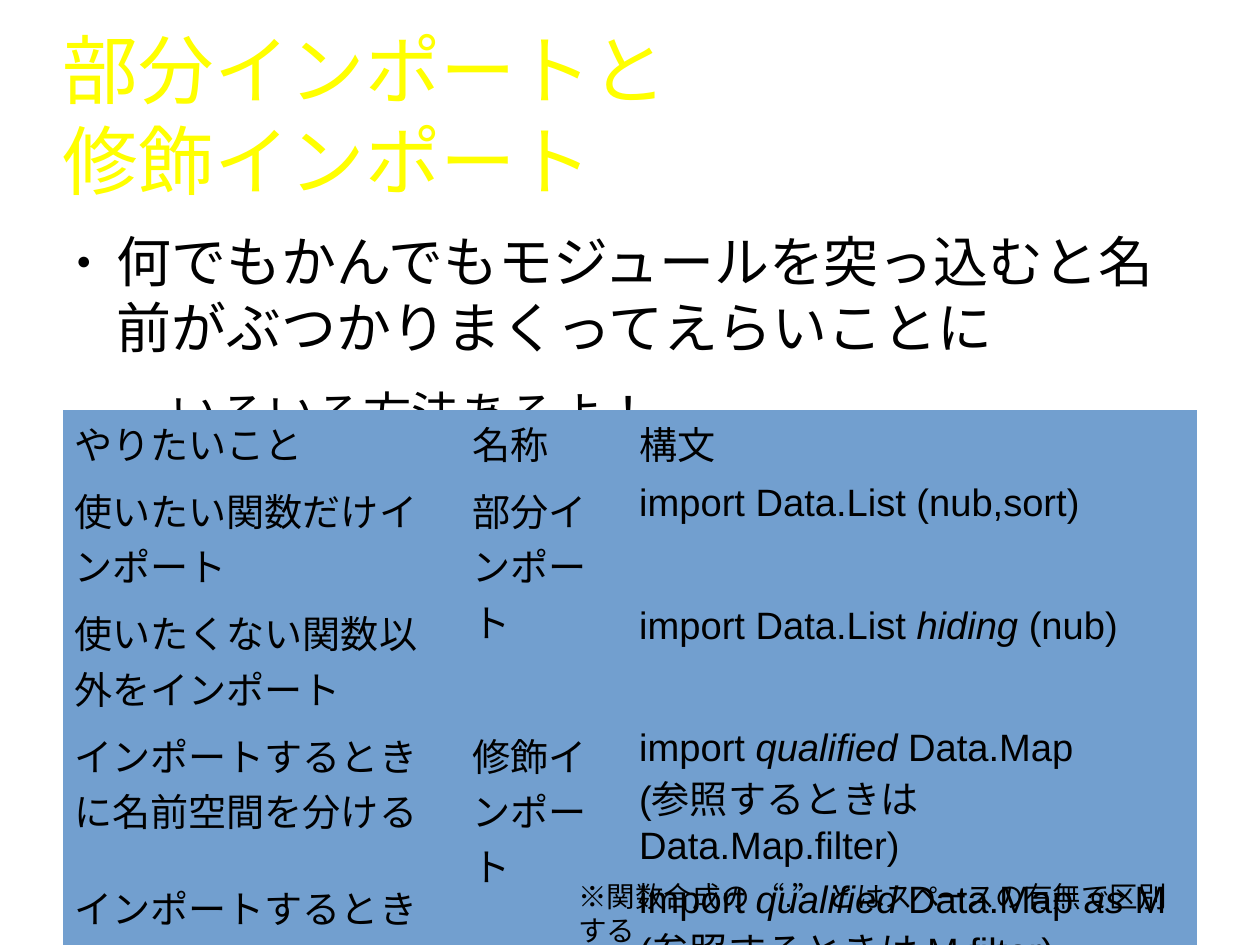
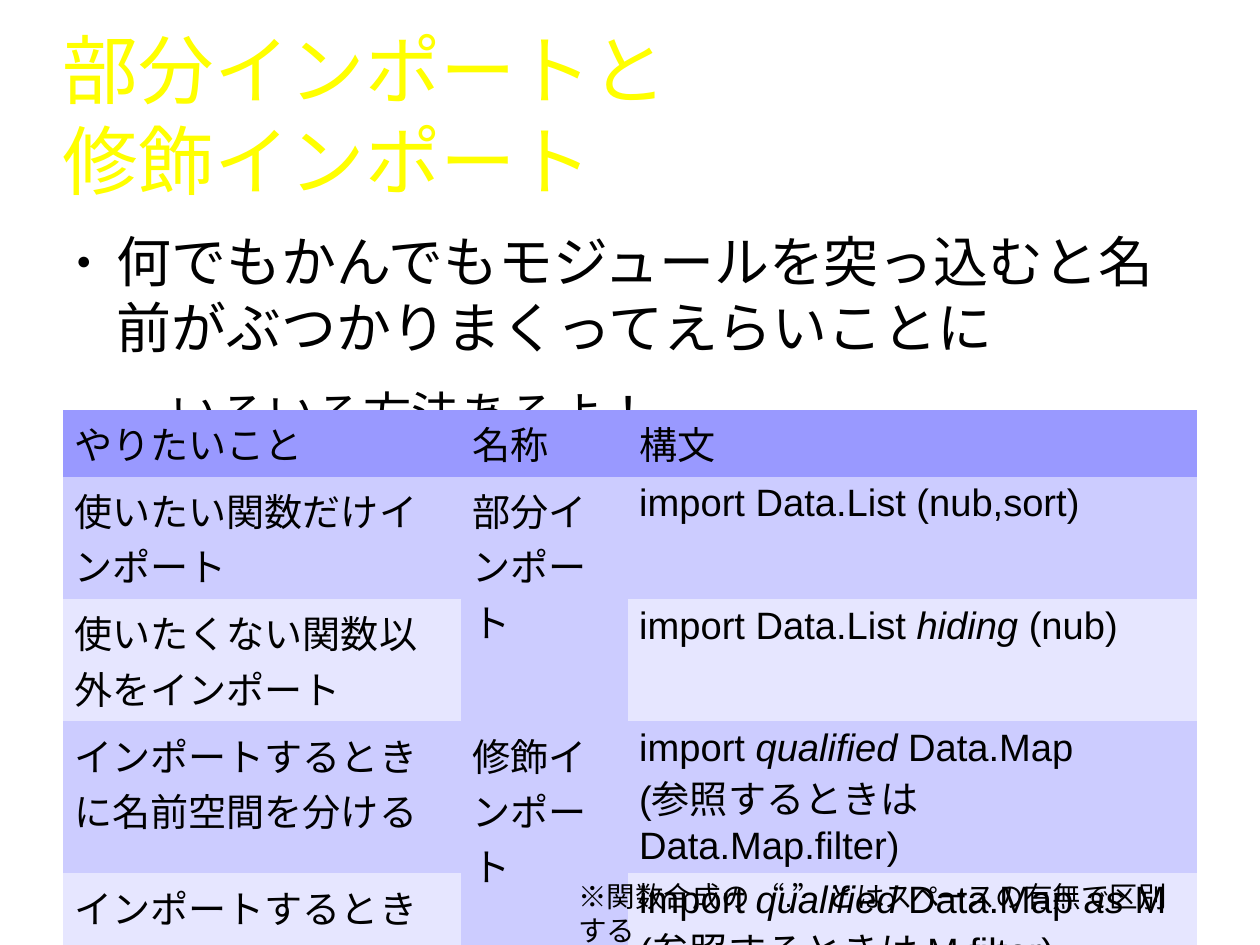
Before and after one commit to naruoga/LYaHfGGreadingMIS, a slide deck: slide 40 of 201312-2/LYaHfGG4.odp. Drawn at 1260x945 pixels with LibreOffice and Linux fonts; fonts in the diff are those of the drawing; background and template pictures are left out. Boxes give left, top, right and bottom in pixels: in the first picture for what was removed or moved away, otherwise in the second. Text is boxed around its words. In the diff, an @@ line names an element or a change of style, - is before the commit and + after.

```diff
--- a/201312-2/LYaHfGG4.odp
+++ b/201312-2/LYaHfGG4.odp
@@ table at box(63, 409, 1197, 929) @@
@@ fill #729FCF to #9999FF in row 1 @@
@@ fill #729FCF to #CCCCFF in 6 cells @@
@@ fill #729FCF to #E6E6FF in 4 cells @@
```
Also in this commit, not shown: 5 other slides changed.
